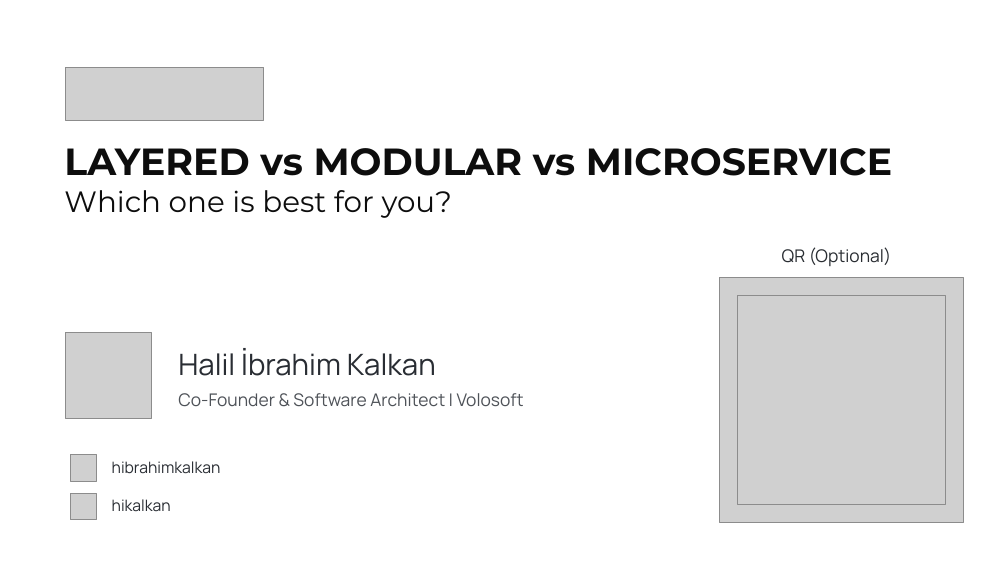
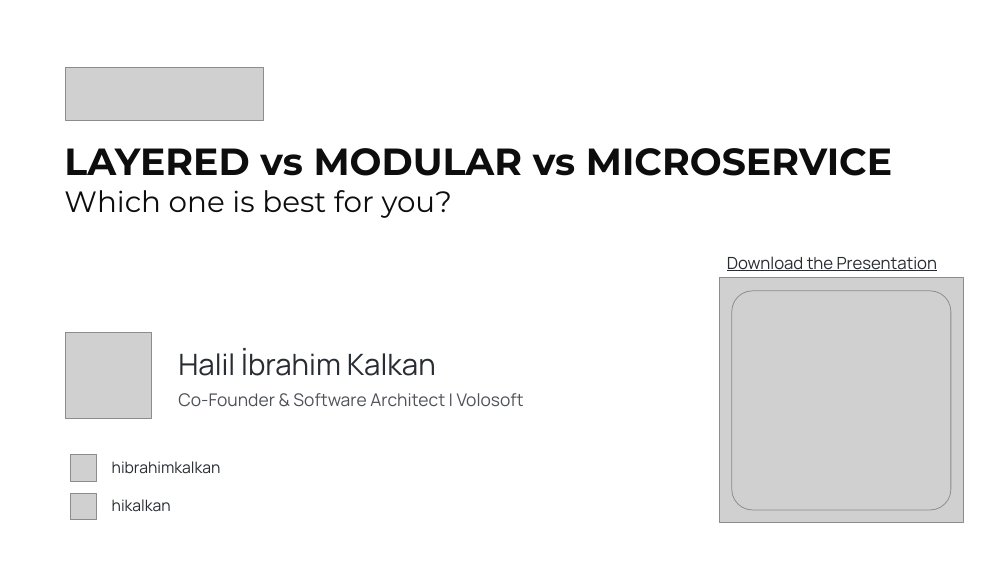
Before and after one commit to hikalkan/presentations, a slide deck: slide 1 of 2025-01-09 ABP Community Talks 2025.1/Which Architecture.pptx. Drawn at 1008x567 pixels with LibreOffice and Linux fonts; fonts in the diff are those of the drawing; grey boxes stand for pictures; background and template pictures are left out. Boxes give left, top, right and bottom in pixels: in the first picture for what was removed or moved away, otherwise in the second. Text is boxed around its words. In the diff, an @@ line names an element or a change of style, - is before the commit and + after.

```diff
--- a/2025-01-09 ABP Community Talks 2025.1/Which Architecture.pptx
+++ b/2025-01-09 ABP Community Talks 2025.1/Which Architecture.pptx
@@ text added at [727, 256, 938, 271], 16 pt, text #292D32, underline @@
+Download the Presentation
@@ text removed at [782, 247, 892, 266] @@
-QR (Optional)
@@ picture: place and size @@
-picture at [737, 296, 946, 505]
+picture at [732, 291, 951, 510]
```
Also in this commit, not shown: 1 slide added, 1 slide removed.
